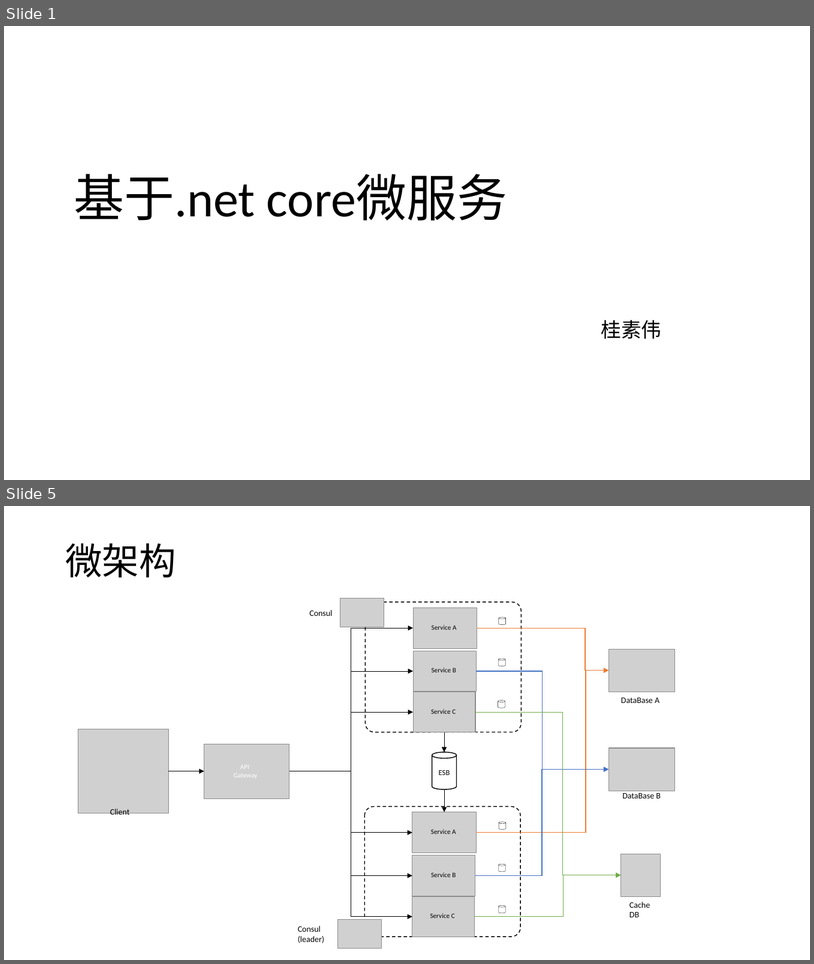
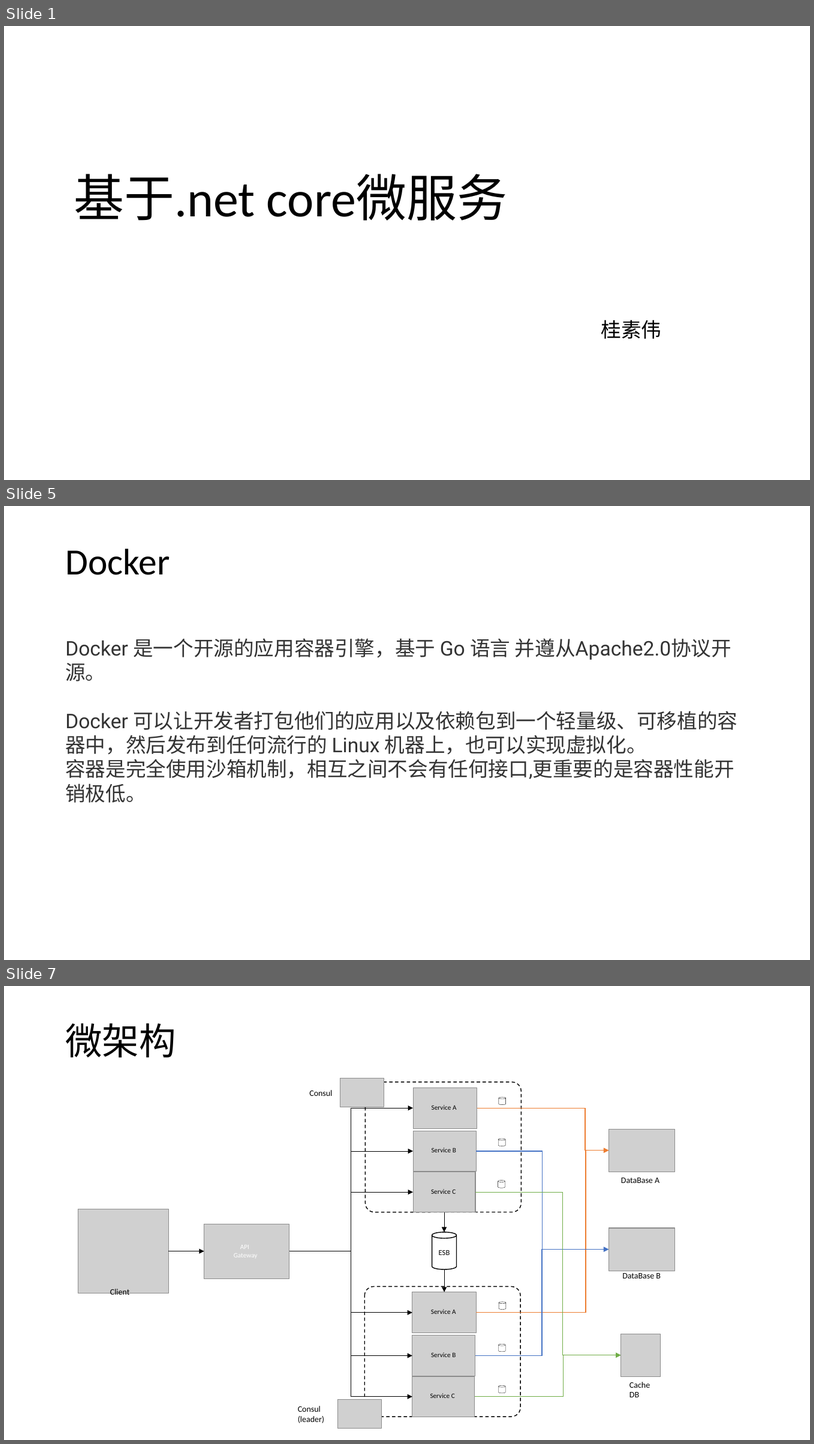
Before and after one commit to axzxs2001/HisMicroserviceSample, a slide deck: HisMicroserviceSample/Doc/基于.net core微服务.pptx. Shown one above the other, each under a label of ours: slides 1 and 5 before the commit, slides 1, 5 and 7 after it; the slides between them are not shown. The pictures are 814x964 and 814x1444 pixels, drawn with LibreOffice and Linux fonts; fonts in the diff are those of the drawing; grey boxes stand for pictures; background and template pictures are left out. Boxes give left, top, right and bottom in pixels: in the first picture for what was removed or moved away, otherwise in the second. Text is boxed around its words. In the diff, an @@ line names an element or a change of style, - is before the commit and + after.

Commit message:
完善文档，调整服务项目接口。

```diff
--- a/HisMicroserviceSample/Doc/基于.net core微服务.pptx
+++ b/HisMicroserviceSample/Doc/基于.net core微服务.pptx
@@ slide 5 added at box(4, 506, 810, 960), background picture (left out) @@
@@ text added at box(65, 549, 170, 575), 44 pt, text #000000 @@
+Docker
@@ text added at box(65, 638, 738, 802), 24 pt, text #333333 @@
+Docker 是一个开源的应用容器引擎，基于 Go 语言 并遵从Apache2.0协议开源。
+Docker 可以让开发者打包他们的应用以及依赖包到一个轻量级、可移植的容器中，然后发布到任何流行的 Linux 机器上，也可以实现虚拟化。
+容器是完全使用沙箱机制，相互之间不会有任何接口,更重要的是容器性能开销极低。
@@ what was slide 5 is now slide 7 @@
```
Also in this commit, not shown: 9 slides changed, 4 other slides added, 3 slides removed, 3 other files.
